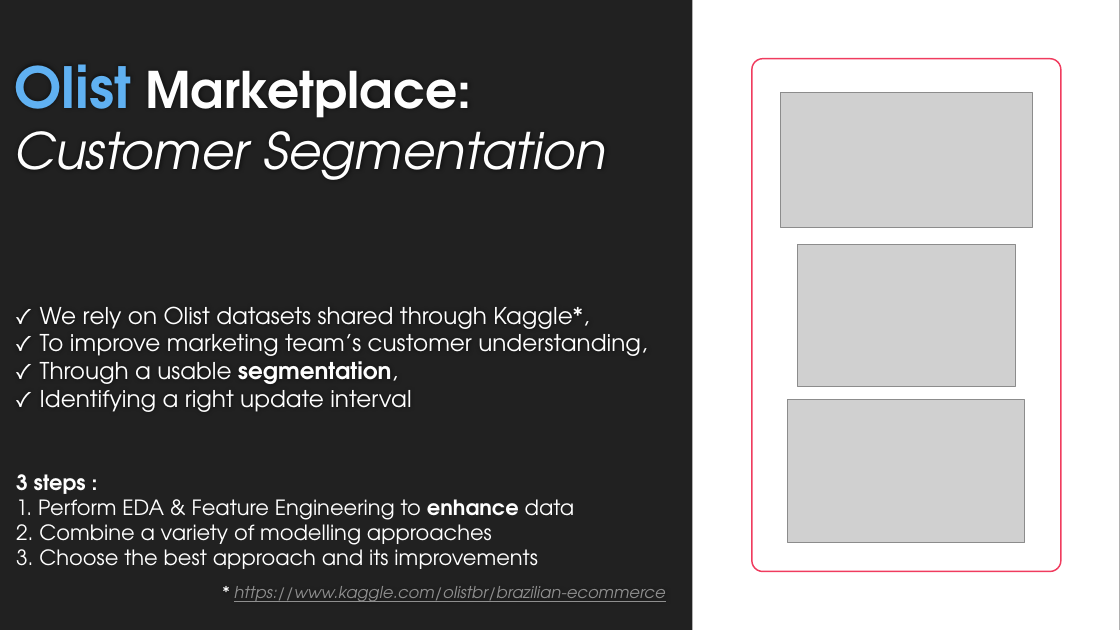
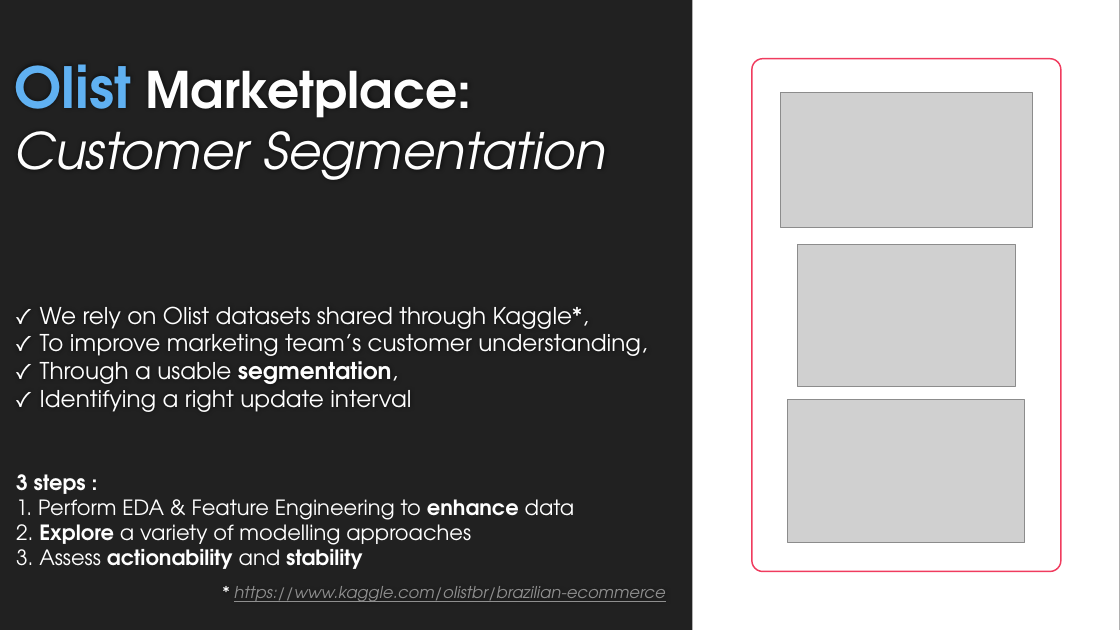
Before and after one commit to EtienneLardeur/P5_CustomerSegmentation, a slide deck: slide 1 of P5Olist_Présentation_initiale.pptx. Drawn at 1120x630 pixels with LibreOffice and Linux fonts; fonts in the diff are those of the drawing; grey boxes stand for pictures; background and template pictures are left out. Boxes give left, top, right and bottom in pixels: in the first picture for what was removed or moved away, otherwise in the second. Text is boxed around its words. In the diff, an @@ line names an element or a change of style, - is before the commit and + after.

```diff
--- a/P5Olist_Présentation_initiale.pptx
+++ b/P5Olist_Présentation_initiale.pptx
@@ text at <box>16,518,471,569</box>: text changed @@
-2. Combine a variety of modelling approaches
-3. Choose the best approach and its improvements
+2. Explore a variety of modelling approaches
+3. Assess actionability and stability
```
Also in this commit, not shown: 13 other slides changed, 2 slides added, 2 slides removed, 8 other files.
